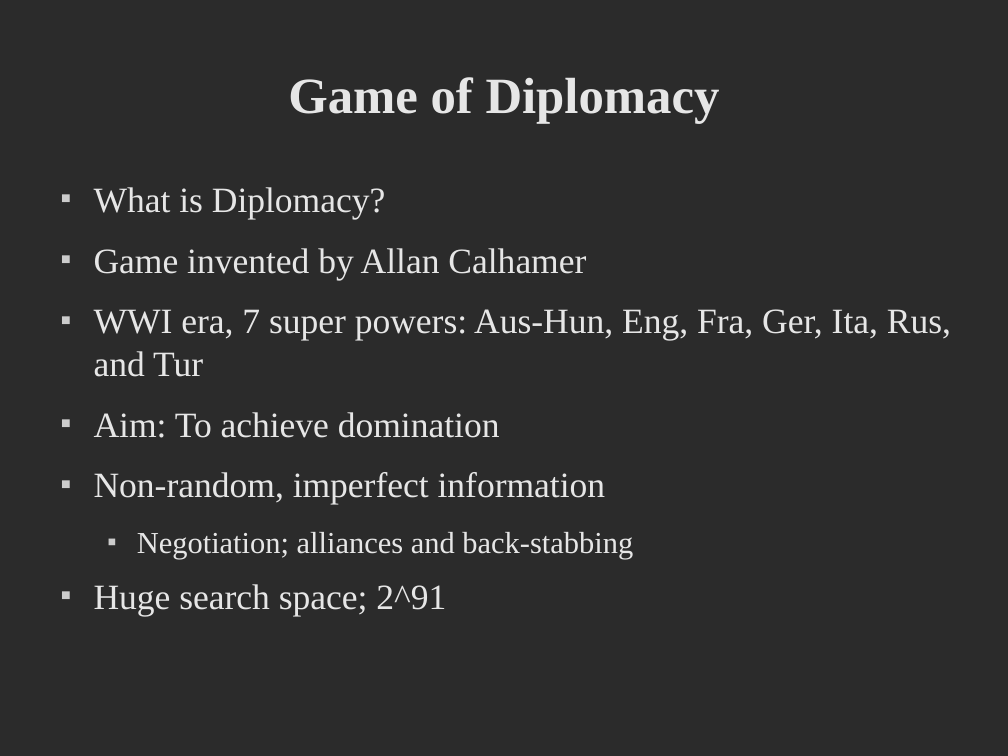
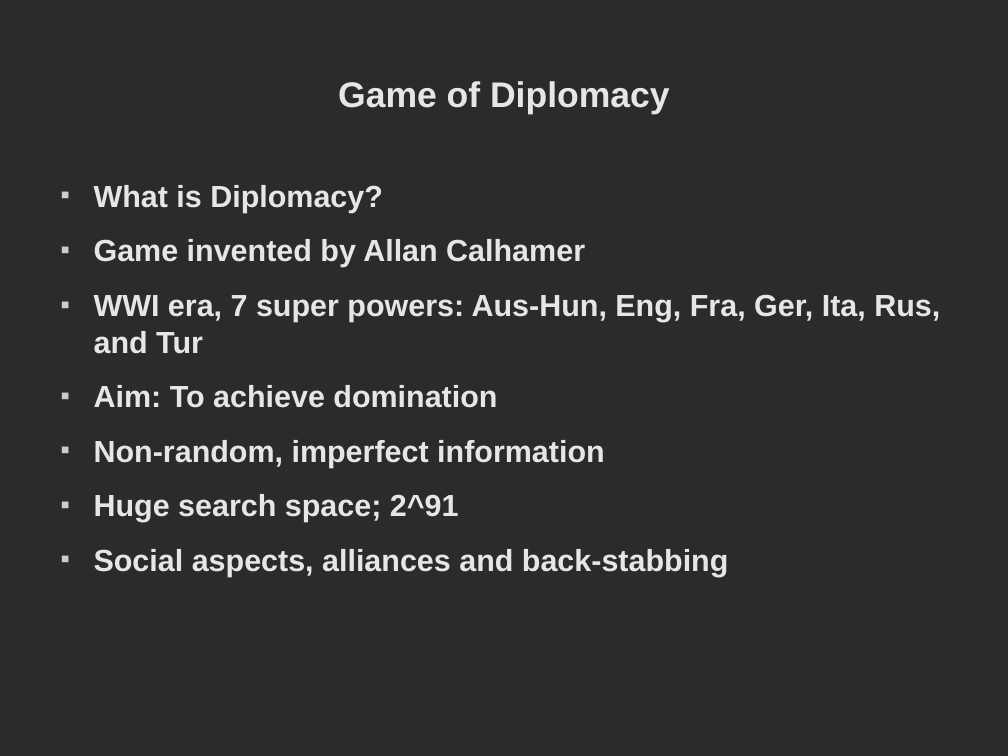
Before and after one commit to deltaluca/flappy, a slide deck: slide 4 of Presentation/ProjectDemonstration.odp. Drawn at 1008x756 pixels with LibreOffice and Linux fonts; fonts in the diff are those of the drawing; background and template pictures are left out; a plain dark background stands for a picture behind light text. Boxes give left, top, right and bottom in pixels: in the first picture for what was removed or moved away, otherwise in the second. Text is boxed around its words. In the diff, an @@ line names an element or a change of style, - is before the commit and + after.

```diff
--- a/Presentation/ProjectDemonstration.odp
+++ b/Presentation/ProjectDemonstration.odp
@@ title "Game of Diplomacy" at bbox=[338, 81, 670, 114]: size 40 to 28 pt, font Times New Roman to Arial @@
@@ text at bbox=[94, 185, 940, 522]: size 28 to 24 pt, font Times New Roman to Arial, bold on in "What is Diplomacy?", "Game invented by Allan Calhamer", "WWI era, 7 super powers: Aus-Hun, Eng, ...", "Aim: To achieve domination" and 2 more places @@
@@ text at bbox=[137, 532, 633, 559]: paragraph removed @@
-  ■ Negotiation; alliances and back-stabbing
@@ text at bbox=[94, 549, 729, 577]: paragraph added @@
+■ Social aspects, alliances and back-stabbing
```
Also in this commit, not shown: 9 other slides changed, 14 slides added, 5 slides removed.
